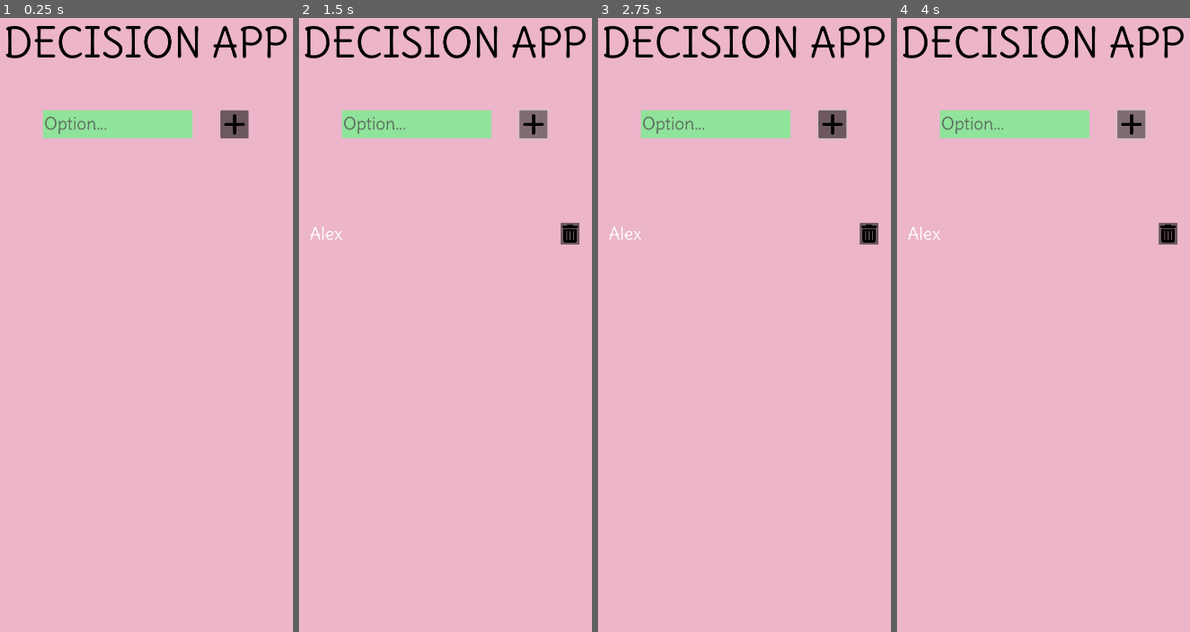
Above: before the commit, frames 1-4 (left to right).
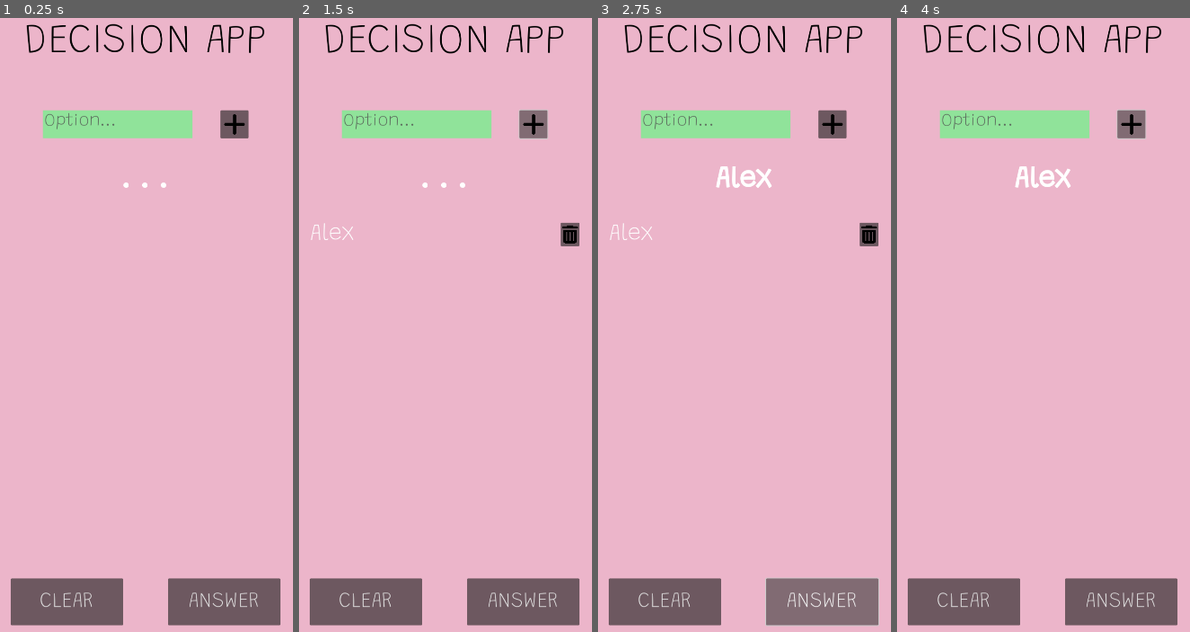
Above: after the commit, the same moments.

Repository: Sentrial/DecisionApp
Game: Godot game, scene res://Scenes/main.tscn
The game is run twice, just before and just after one commit, with the same random seed, the same clock (stepped at 60 frames per second) and the same inputs.
Inputs (mouse positions are in pixels of both pictures, inside the frame that each line leads up to):
- Up to frame 1 (0.25 s): no input
- Up to frame 2 (1.5 s): click (416, 122) at 0.52 s; type "Alex" at 0.6 s; click (533, 122) at 1.25 s
- Up to frame 3 (2.75 s): click (823, 601) at 2 s, where only the run after the commit has a clickable "ANSWER"
- Up to frame 4 (4 s): click (964, 601) at 2.75 s, where only the run after the commit has a clickable "CLEAR"; click (1131, 122) at 3.5 s

The runs differ from the first frame. In frame 1, 8.4% of the frame differs, in the area x 1-98%, y 0-99%; in frame 2, 8.5%; in frame 3, 8.9%; in frame 4, 8.9%.

Commit message:
Random answer and clear working. Font updated. Sound effect added.

Diff:
--- a/decision-app/Resources/Themes/ItemTheme.tres
+++ b/decision-app/Resources/Themes/ItemTheme.tres
@@ -4,4 +4,4 @@
 
 [resource]
 Button/icons/icon = ExtResource("1_ixn0w")
-Label/font_sizes/font_size = 46
+Label/font_sizes/font_size = 62
--- a/decision-app/Scenes/main.tscn
+++ b/decision-app/Scenes/main.tscn
@@ -1,7 +1,12 @@
-[gd_scene load_steps=3 format=3 uid="uid://btamp27jhjrtj"]
+[gd_scene load_steps=5 format=3 uid="uid://btamp27jhjrtj"]
 
 [ext_resource type="Script" uid="uid://b04yepgmue5f8" path="res://Scripts/main.gd" id="1_jjgbg"]
 [ext_resource type="Texture2D" uid="uid://dqppfkgr8w5kr" path="res://Resources/Icons/plus-solid.svg" id="2_bo1nx"]
+[ext_resource type="AudioStream" uid="uid://djkvvvyl5h337" path="res://Resources/Sounds/GlitterSFX-cut.mp3" id="3_8gbba"]
+
+[sub_resource type="AudioStreamRandomizer" id="AudioStreamRandomizer_jjvhh"]
+streams_count = 1
+stream_0/stream = ExtResource("3_8gbba")
 
 [node name="Main" type="Node2D"]
 script = ExtResource("1_jjgbg")
@@ -46,22 +51,53 @@
 theme_override_font_sizes/font_size = 46
 placeholder_text = "Option..."
 
-[node name="ItemsAndButtonsContainer" type="VBoxContainer" parent="Center"]
+[node name="Answer" type="RichTextLabel" parent="Center"]
+anchors_preset = 5
+anchor_left = 0.5
+anchor_right = 0.5
+offset_left = -360.0
+offset_top = 550.0
+offset_right = 360.0
+offset_bottom = 650.0
+grow_horizontal = 2
+theme_override_font_sizes/bold_font_size = 76
+bbcode_enabled = true
+text = "[center][b]. . .[/b][/center]"
+fit_content = true
+scroll_active = false
+
+[node name="GlitterSFX" type="AudioStreamPlayer2D" parent="Center/Answer"]
+position = Vector2(360, 0)
+stream = SubResource("AudioStreamRandomizer_jjvhh")
+
+[node name="ScrollContainer" type="ScrollContainer" parent="Center"]
 offset_left = -360.0
 offset_top = 700.0
 offset_right = 360.0
-offset_bottom = 1700.0
-
-[node name="ScrollContainer" type="ScrollContainer" parent="Center/ItemsAndButtonsContainer"]
-layout_mode = 2
+offset_bottom = 1600.0
 size_flags_vertical = 3
 
-[node name="VBoxContainer" type="VBoxContainer" parent="Center/ItemsAndButtonsContainer/ScrollContainer"]
+[node name="VBoxContainer" type="VBoxContainer" parent="Center/ScrollContainer"]
 layout_mode = 2
 size_flags_horizontal = 3
 size_flags_vertical = 3
 
-[node name="ButtonsContainer" type="HBoxContainer" parent="Center/ItemsAndButtonsContainer"]
-layout_mode = 2
+[node name="AnswerButton" type="Button" parent="Center"]
+offset_left = 60.0
+offset_top = 1650.0
+offset_right = 360.0
+offset_bottom = 1775.0
+theme_override_font_sizes/font_size = 56
+text = "ANSWER"
+
+[node name="ClearButton" type="Button" parent="Center"]
+offset_left = -360.0
+offset_top = 1650.0
+offset_right = -60.0
+offset_bottom = 1775.0
+theme_override_font_sizes/font_size = 56
+text = "CLEAR"
 
 [connection signal="pressed" from="Center/InsertGroup/Button" to="." method="_on_add_item_pressed"]
+[connection signal="pressed" from="Center/AnswerButton" to="." method="_on_answer_pressed"]
+[connection signal="pressed" from="Center/ClearButton" to="." method="_on_clear_pressed"]
--- a/decision-app/Scripts/main.gd
+++ b/decision-app/Scripts/main.gd
@@ -1,9 +1,11 @@
 extends Node2D
 
-@onready var itemContainer = $Center/ItemsAndButtonsContainer/ScrollContainer/VBoxContainer
+@onready var itemContainer = $Center/ScrollContainer/VBoxContainer
 @onready var textEdit = $Center/InsertGroup/TextEdit
 @onready var itemTheme = load("res://Resources/Themes/ItemTheme.tres")
 @onready var trashIcon = load("res://Resources/Icons/trash-can-solid.svg")
+@onready var answerLabel = $Center/Answer
+@onready var glitterSFX = $Center/Answer/GlitterSFX
 var items = {}
 
 func _ready():
@@ -19,13 +21,13 @@
 	var newItem = HBoxContainer.new()
 	newItem.size_flags_horizontal = Control.SIZE_EXPAND_FILL
 
-	# Text
+	# Creat text
 	var itemText = Label.new()
 	itemText.text = textEdit.text
 	itemText.size_flags_horizontal = Control.SIZE_EXPAND
 	itemText.theme = itemTheme
 
-	# Delete button
+	# Create delete button
 	var button = Button.new()
 	button.icon = trashIcon
 	button.expand_icon = true
@@ -41,7 +43,6 @@
 	items[itemText.text] = true
 
 	textEdit.text = ""
-	_on_answer_pressed()
 
 
 # Deletes the item from the list
@@ -53,8 +54,15 @@
 # Generates a random answer
 func _on_answer_pressed():
 	var options = items.keys()
-	var answer = ""
+	var answer = "[center][b]. . .[/b][/center]"
 	if len(options) > 0:
-		answer = options[randi() % options.size()]
+		answer = "[center][b]" + options[randi() % options.size()] + "[/b][/center]"
+		glitterSFX.play()
 
-	print(answer)
+	answerLabel.text = answer
+
+func _on_clear_pressed():
+	for child in itemContainer.get_children():
+		itemContainer.remove_child(child)
+		child.queue_free()
+	items.clear()
--- a/decision-app/project.godot
+++ b/decision-app/project.godot
@@ -23,7 +23,7 @@
 
 [gui]
 
-theme/custom_font="uid://bagjd1t08p2he"
+theme/custom_font="uid://bu6gkjyxnb0a6"
 
 [rendering]
 
Binary file added: decision-app/Resources/Fonts/Grandstander-VariableFont_wght.ttf
Not shown, added: decision-app/Resources/Fonts/Grandstander-VariableFont_wght.ttf.import
Not shown, added: decision-app/Resources/Sounds/GlitterSFX-cut.mp3.import
Not shown, added: decision-app/Resources/Sounds/GlitterSFX-cut.wav.import
Not shown, added: decision-app/Resources/Sounds/GlitterSFX.mp3.import
Not shown, added: decision-app/Resources/Sounds/GlitterSFX.wav.import
Not shown, added: decision-app/Resources/Sounds/GlitterSFX-cut.mp3
Not shown, added: decision-app/Resources/Sounds/GlitterSFX-cut.wav
Not shown, added: decision-app/Resources/Sounds/GlitterSFX.mp3
Not shown, added: decision-app/Resources/Sounds/GlitterSFX.wav
